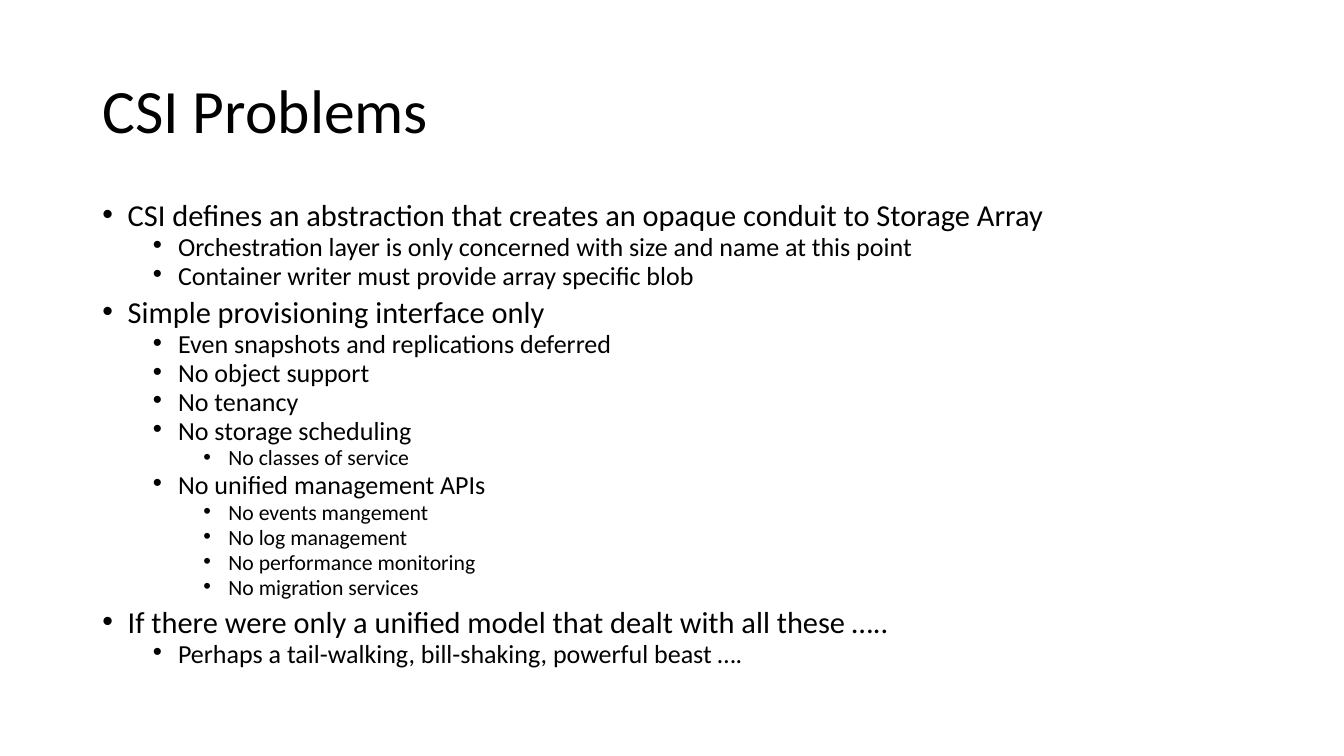
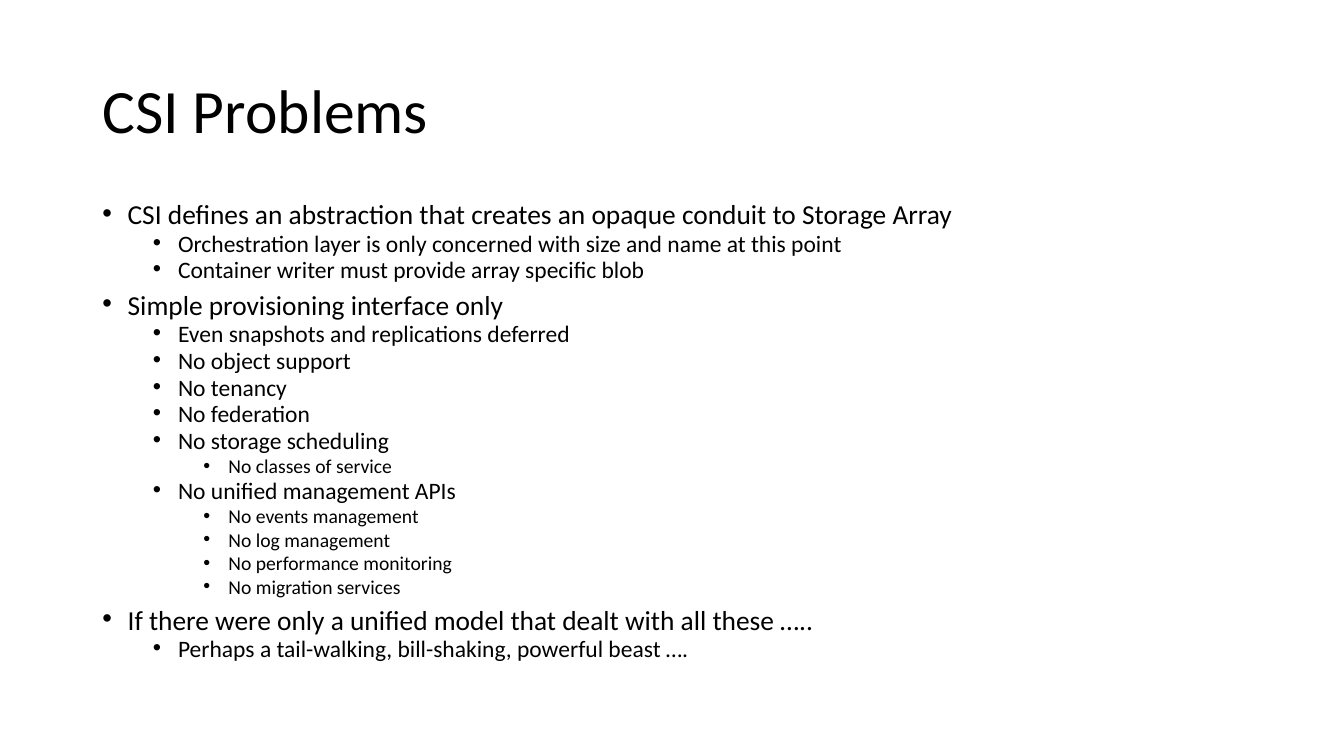
Before and after one commit to SNIA/OSL, a slide deck: slide 11 of Presentations/Orchestration and Swordfish Concepts v1.pptx. Drawn at 1344x756 pixels with LibreOffice and Linux fonts; fonts in the diff are those of the drawing. Boxes give left, top, right and bottom in pixels: in the first picture for what was removed or moved away, otherwise in the second. Text is boxed around its words. In the diff, an @@ line names an element or a change of style, - is before the commit and + after.

Commit message:
Updates v1 slightly
Added some text around Swordfish

```diff
--- a/Presentations/Orchestration and Swordfish Concepts v1.pptx
+++ b/Presentations/Orchestration and Swordfish Concepts v1.pptx
@@ text at (128,205,952,661): size 21.7 to 19.6 pt in "CSI defines an abstraction that creates an ...", "Simple provisioning interface only", "If there were only a unified model ..."; size 18.6 to 16.8 pt in "Orchestration layer is only concerned with size ...", "Container writer must provide array specific blob", "Even snapshots and replications deferred", "No object support" and 4 more places; size 15.5 to 14 pt in "No classes of service", "No log management", "No performance monitoring", "No migration services" @@
@@ text at (178,405,310,422): paragraph added @@
+  • No federation
@@ text at (228,510,419,527): text changed; size 15.5 to 14 pt @@
-    • No events mangement
+    • No events management
```
Also in this commit, not shown: 2 other slides changed, 1 slide added.
